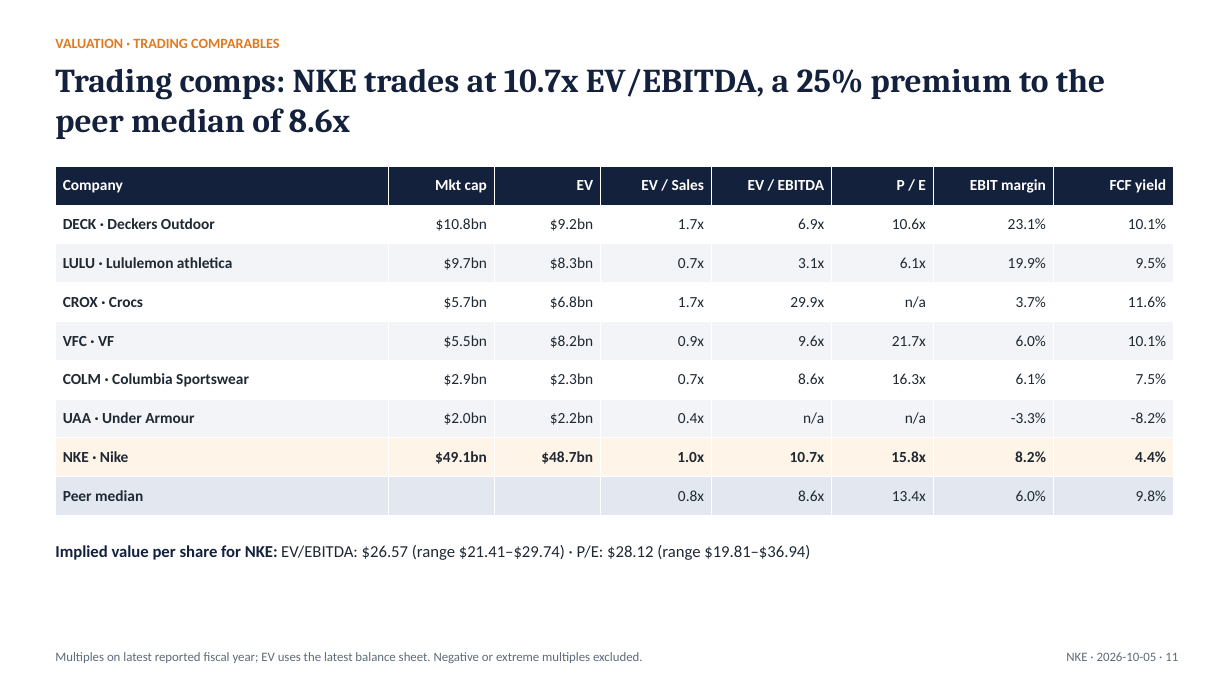
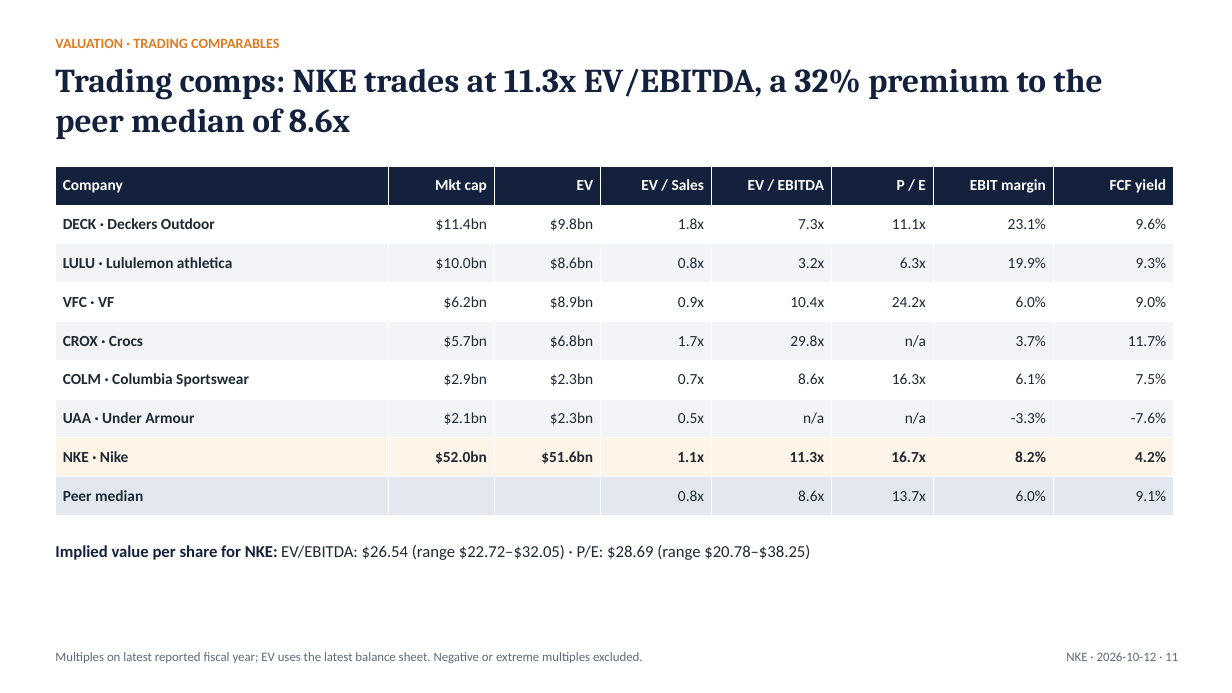
Before and after one commit to Abhishek10-r/ticker-to-thesis, a slide deck: slide 11 of examples/nike/latest/NKE_pitch_deck.pptx. Drawn at 1232x693 pixels with LibreOffice and Linux fonts; fonts in the diff are those of the drawing. Boxes give left, top, right and bottom in pixels: in the first picture for what was removed or moved away, otherwise in the second. Text is boxed around its words. In the diff, an @@ line names an element or a change of style, - is before the commit and + after.

```diff
--- a/examples/nike/latest/NKE_pitch_deck.pptx
+++ b/examples/nike/latest/NKE_pitch_deck.pptx
@@ text at box(55, 68, 1102, 139): text changed @@
-Trading comps: NKE trades at 10.7x EV/EBITDA, a 25% premium to the peer median of 8.6x
+Trading comps: NKE trades at 11.3x EV/EBITDA, a 32% premium to the peer median of 8.6x
@@ table at box(55, 166, 1174, 516) @@
-row 2: DECK · Deckers Outdoor | $10.8bn | $9.2bn | 1.7x | 6.9x | 10.6x | 23.1% | 10.1%
+row 2: DECK · Deckers Outdoor | $11.4bn | $9.8bn | 1.8x | 7.3x | 11.1x | 23.1% | 9.6%
-row 3: LULU · Lululemon athletica | $9.7bn | $8.3bn | 0.7x | 3.1x | 6.1x | 19.9% | 9.5%
+row 3: LULU · Lululemon athletica | $10.0bn | $8.6bn | 0.8x | 3.2x | 6.3x | 19.9% | 9.3%
-row 4: CROX · Crocs | $5.7bn | $6.8bn | 1.7x | 29.9x | n/a | 3.7% | 11.6%
+row 4: VFC · VF | $6.2bn | $8.9bn | 0.9x | 10.4x | 24.2x | 6.0% | 9.0%
-row 5: VFC · VF | $5.5bn | $8.2bn | 0.9x | 9.6x | 21.7x | 6.0% | 10.1%
+row 5: CROX · Crocs | $5.7bn | $6.8bn | 1.7x | 29.8x | n/a | 3.7% | 11.7%
-row 7: UAA · Under Armour | $2.0bn | $2.2bn | 0.4x | n/a | n/a | -3.3% | -8.2%
+row 7: UAA · Under Armour | $2.1bn | $2.3bn | 0.5x | n/a | n/a | -3.3% | -7.6%
-row 8: NKE · Nike | $49.1bn | $48.7bn | 1.0x | 10.7x | 15.8x | 8.2% | 4.4%
+row 8: NKE · Nike | $52.0bn | $51.6bn | 1.1x | 11.3x | 16.7x | 8.2% | 4.2%
-row 9, column 6: 13.4x
+row 9, column 6: 13.7x
-row 9, column 8: 9.8%
+row 9, column 8: 9.1%
@@ text at box(55, 545, 810, 560): text changed @@
-Implied value per share for NKE: EV/EBITDA: $26.57 (range $21.41–$29.74) · P/E: $28.12 (range $19.81–$36.94)
+Implied value per share for NKE: EV/EBITDA: $26.54 (range $22.72–$32.05) · P/E: $28.69 (range $20.78–$38.25)
@@ text at box(1066, 652, 1178, 661): text changed @@
-NKE · 2026-10-05 · 11
+NKE · 2026-10-12 · 11
```
Also in this commit, not shown: 14 other slides changed, 4 other files.
